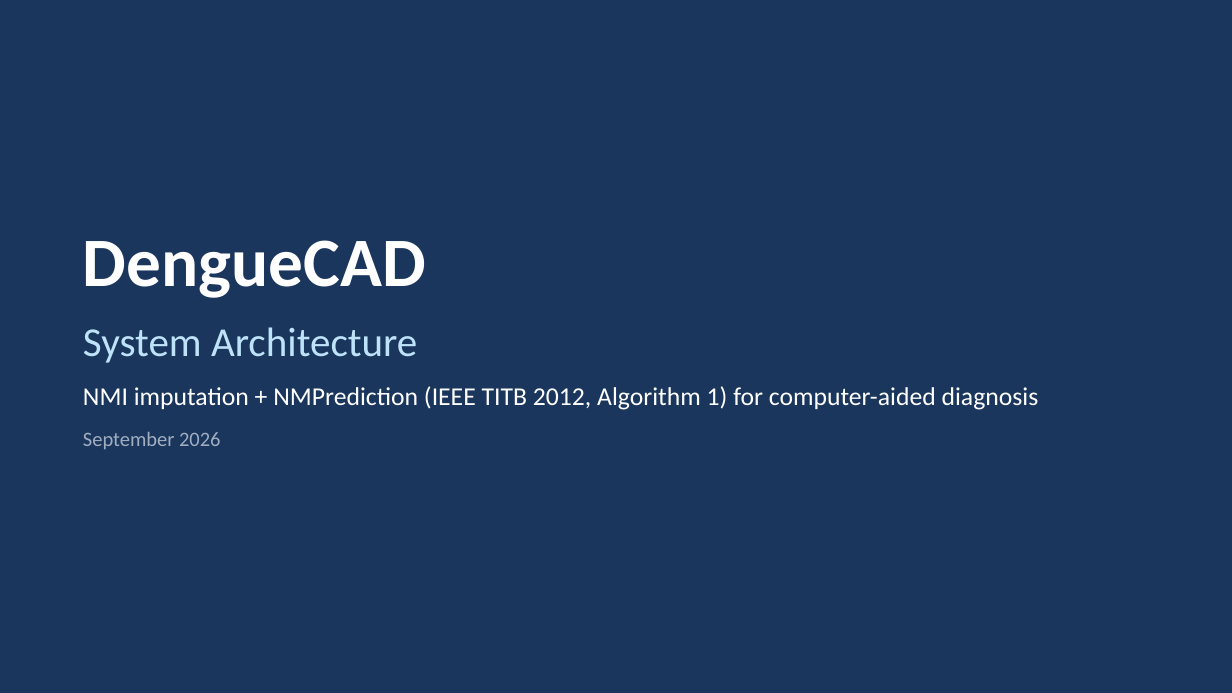
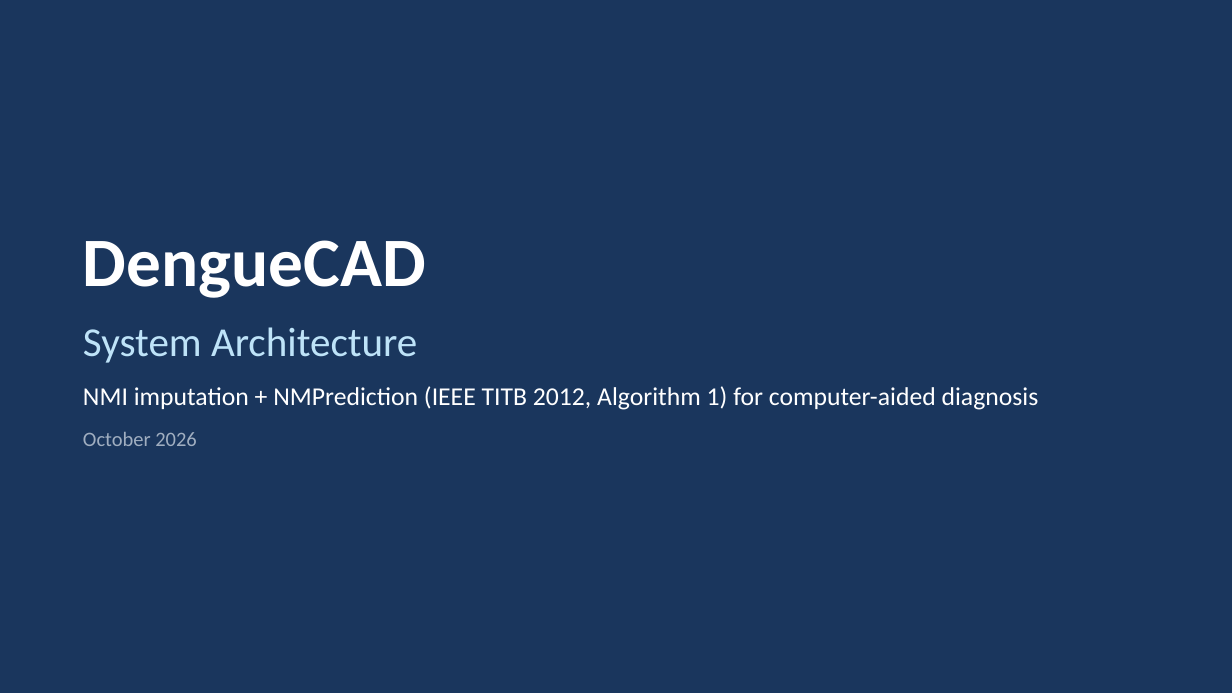
Before and after one commit to mrvr/DengueCAD, a slide deck: slide 1 of docs/DengueCAD_Architecture_Slides.pptx. Drawn at 1232x693 pixels with LibreOffice and Linux fonts; fonts in the diff are those of the drawing. Boxes give left, top, right and bottom in pixels: in the first picture for what was removed or moved away, otherwise in the second. Text is boxed around its words. In the diff, an @@ line names an element or a change of style, - is before the commit and + after.

```diff
--- a/docs/DengueCAD_Architecture_Slides.pptx
+++ b/docs/DengueCAD_Architecture_Slides.pptx
@@ text at <box>83,432,196,446</box>: text changed @@
-September 2026
+October 2026
```
Also in this commit, not shown: 8 other slides changed, 1 slide added, 12 other files.
